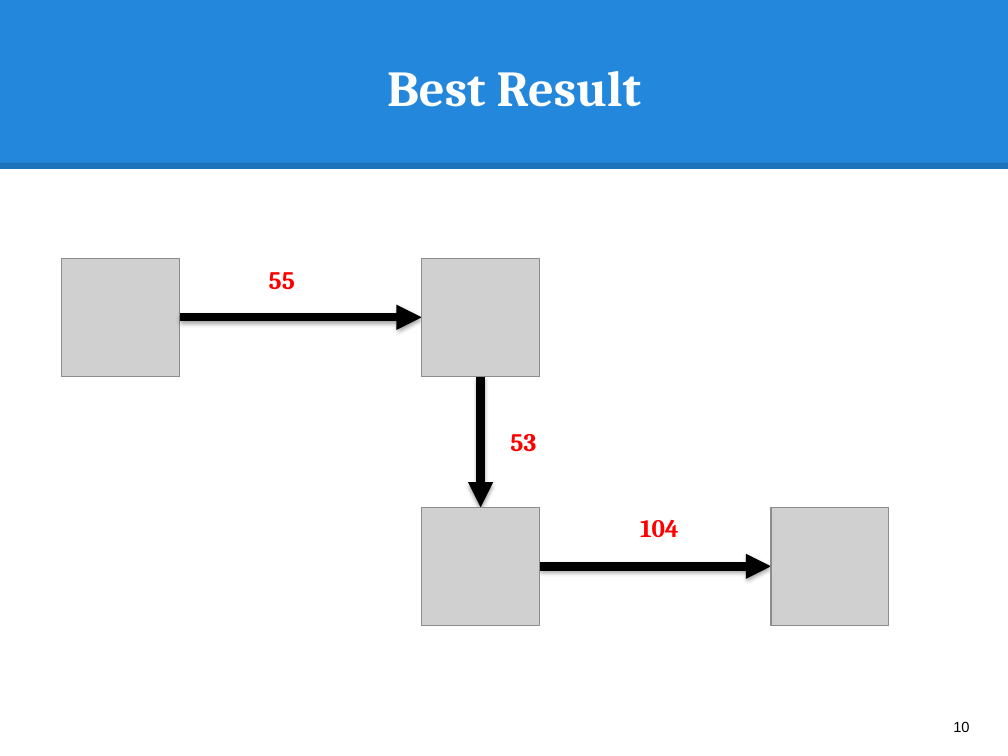
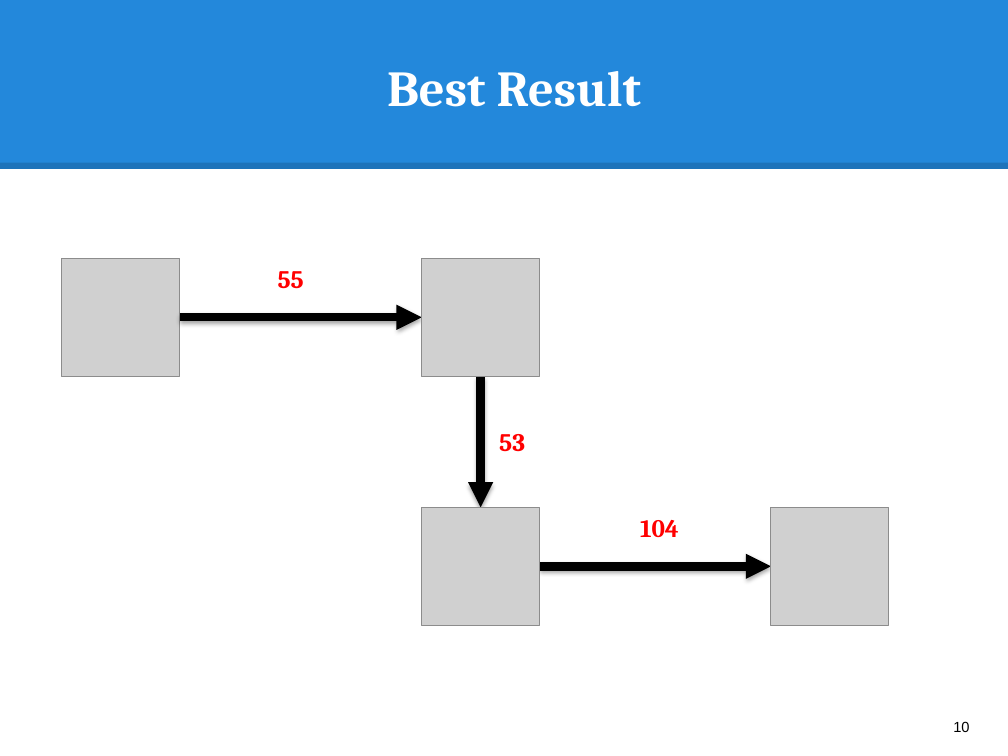
Before and after one commit to hqt/street-router, a slide deck: slide 10 of Document/presentation/search_bus.pptx. Drawn at 1008x756 pixels with LibreOffice and Linux fonts; fonts in the diff are those of the drawing; grey boxes stand for pictures. Boxes give left, top, right and bottom in pixels: in the first picture for what was removed or moved away, otherwise in the second. Text is boxed around its words. In the diff, an @@ line names an element or a change of style, - is before the commit and + after.

```diff
--- a/Document/presentation/search_bus.pptx
+++ b/Document/presentation/search_bus.pptx
@@ text "55": place and size @@
-text "55" at [269, 272, 295, 290]
+text "55" at [278, 271, 304, 289]
@@ text "53": place and size @@
-text "53" at [510, 434, 536, 452]
+text "53" at [499, 434, 525, 452]
```
Also in this commit, not shown: 4 other slides changed, 1 other file.
